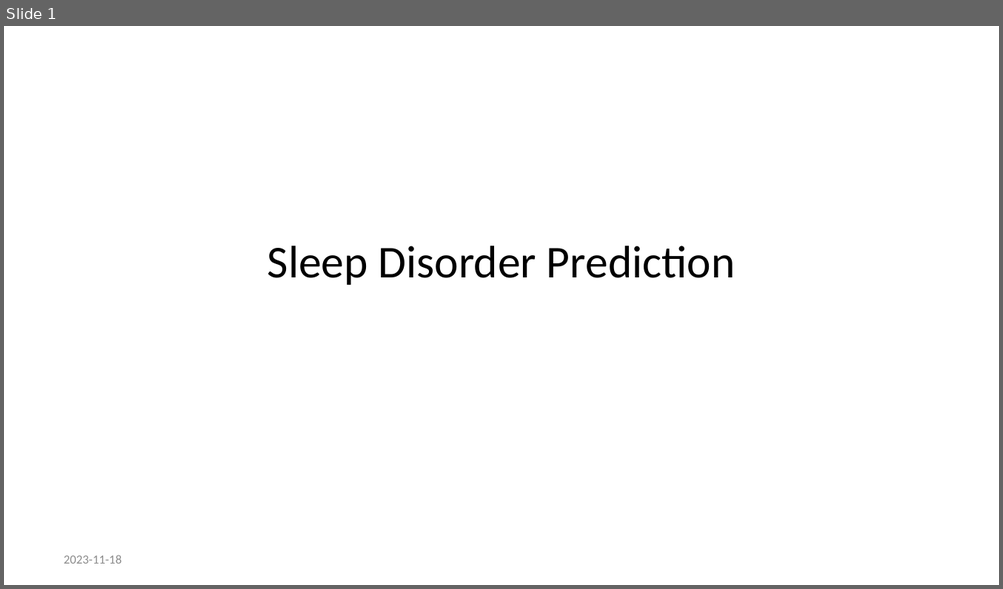
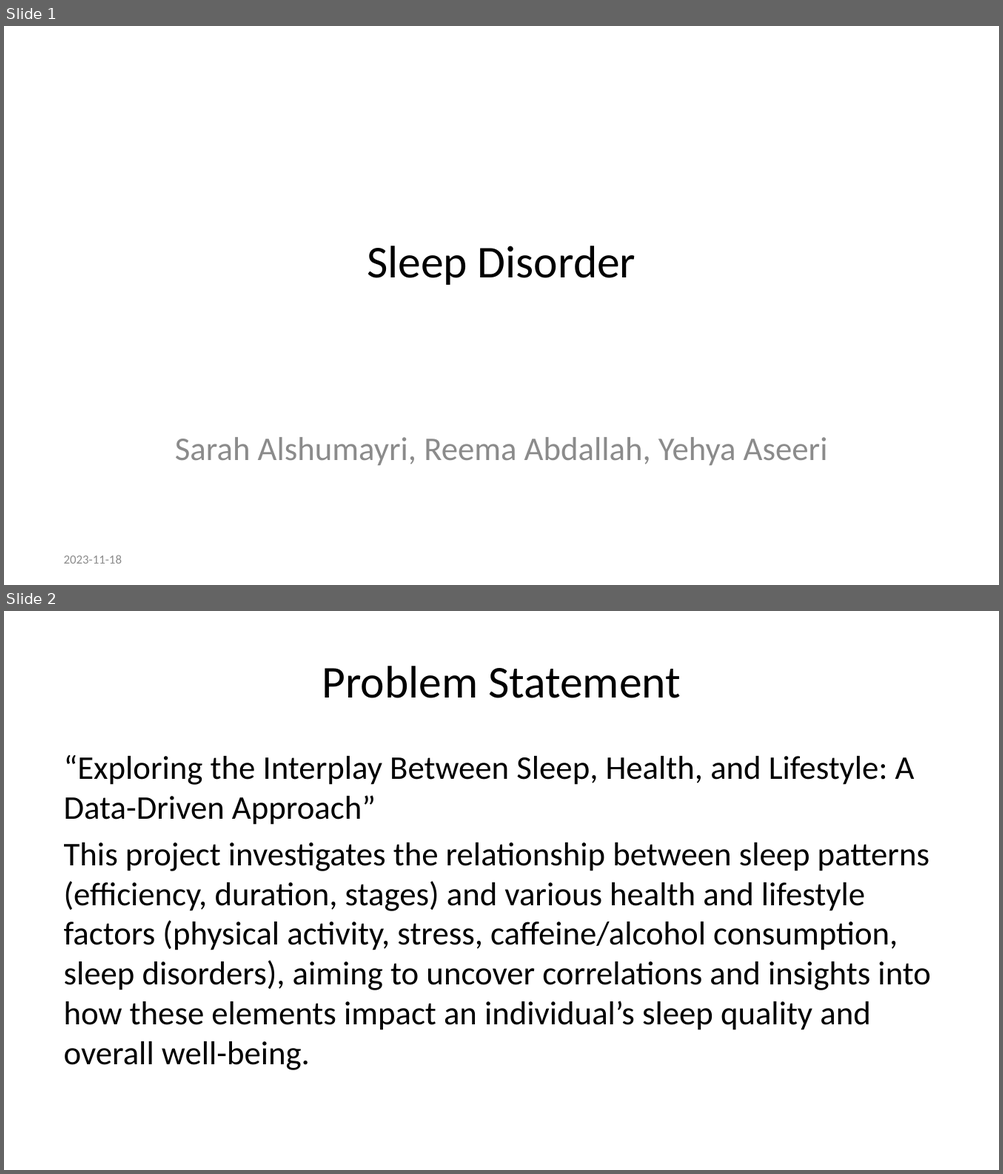
Before and after one commit to Sarah-Alshumayri/Data_Sciences_PPT, a slide deck: Progress_Presentation.pptx. Shown one above the other, each under a label of ours: slide 1 before the commit, slides 1 and 2 after it. The pictures are 1003x589 and 1003x1174 pixels, drawn with LibreOffice and Linux fonts; fonts in the diff are those of the drawing. Boxes give left, top, right and bottom in pixels: in the first picture for what was removed or moved away, otherwise in the second. Text is boxed around its words. In the diff, an @@ line names an element or a change of style, - is before the commit and + after.

Commit message:
This is Sarah, I finished point 1 in my part

```diff
--- a/Progress_Presentation.pptx
+++ b/Progress_Presentation.pptx
@@ slide 2 added at [4, 611, 999, 1170], background #FFFFFF @@
@@ title added at [321, 666, 680, 698], 33 pt, text #000000 @@
+Problem Statement
@@ text added at [64, 755, 930, 1071], 24 pt, text #000000 @@
+“Exploring the Interplay Between Sleep, Health, and Lifestyle: A Data-Driven Approach”
+This project investigates the relationship between sleep patterns (efficiency, duration, stages) and various health and lifestyle factors (physical activity, stress, caffeine/alcohol consumption, sleep disorders), aiming to uncover correlations and insights into how these elements impact an individual’s sleep quality and overall well-being.
@@ slide 1 changed as well @@
@@ title at [367, 246, 635, 285]: text changed @@
-Sleep Disorder Prediction
+Sleep Disorder
@@ subtitle added at [175, 437, 828, 466], 24 pt, text #8C8C8C @@
+Sarah Alshumayri, Reema Abdallah, Yehya Aseeri
```
Also in this commit, not shown: 6 other slides added, 4 slides removed, 2 other files.
